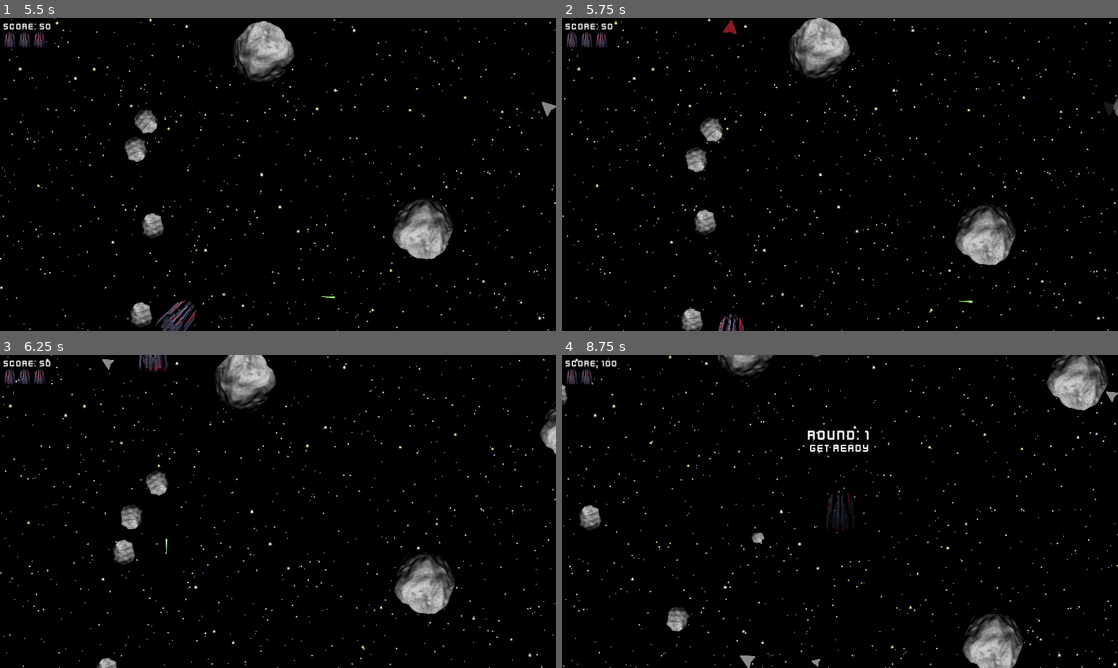
Above: before the commit, frames 1-4 (two rows, left to right).
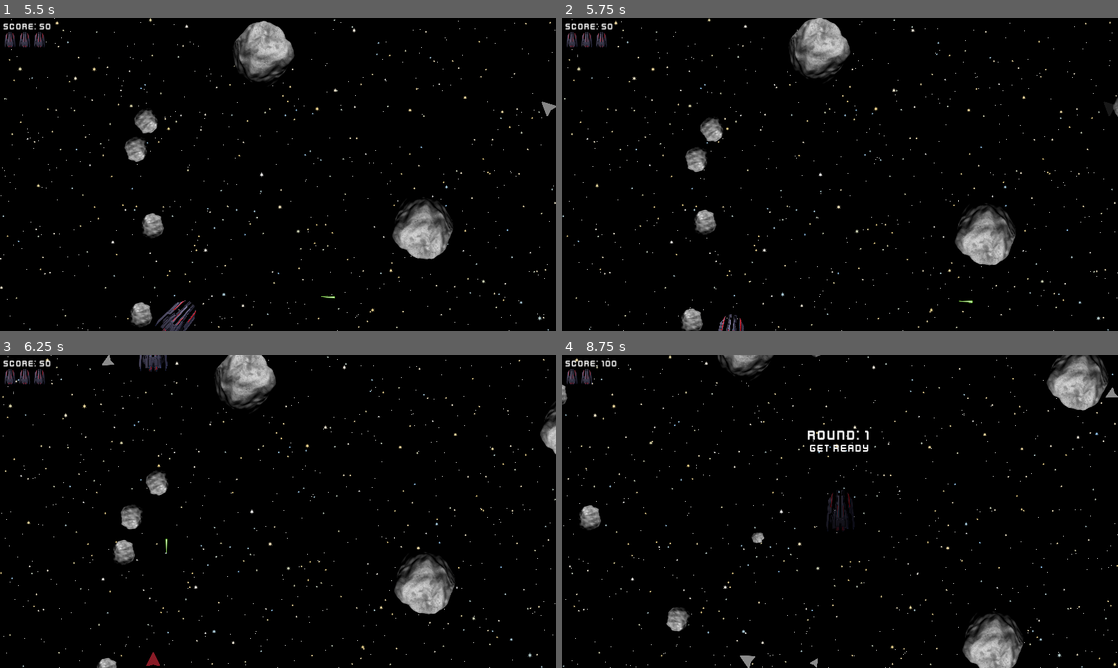
Above: after the commit, the same moments.

Repository: x7bit/godot-asteroids
Game: Godot game, scene res://scenes/main.tscn
The game is run twice, just before and just after one commit, with the same random seed, the same clock (stepped at 60 frames per second) and the same inputs. Sound files missing from this copy of the repository are replaced by a short silence.
Inputs:
- Up to frame 1 (5.5 s): click "NEW GAME" at 0.5 s; tap Enter (shoot) at 1.25, 1.35, 2.1, 2.85, 3.6, 4.35, 5.1 s; hold Right (rotate_right) 1.28-2.03 s; hold Down (move_backward) 2.03-2.78 s; hold Right (rotate_right) 2.78-3.53 s; hold Up (move_forward) 3.53-4.28 s; hold Left (rotate_left) from 4.28 s (still down)
- Up to frame 2 (5.75 s): keep holding Left (rotate_left)
- Up to frame 3 (6.25 s): release Left (rotate_left) at 5.78 s; hold Down (move_backward) from 5.78 s (still down); tap Enter (shoot) at 5.85 s
- Up to frame 4 (8.75 s): release Down (move_backward) at 6.53 s; hold Right (rotate_right) 6.53-7.28 s; tap Enter (shoot) at 6.6, 7.35, 8.1 s; hold Up (move_forward) 7.28-8.03 s; hold Right (rotate_right) from 8.03 s (still down)

Frame 1 is identical in both runs. In frame 2, less than 0.1% of the frame differs, in the area x 28-32%, y 0-6%; in frame 3, 0.1%, in the area x 18-30%, y 0-100%; in frame 4, less than 0.1%.

Commit message:
Asteroid indicator fix

Diff:
--- a/scenes/asteroid.tscn
+++ b/scenes/asteroid.tscn
@@ -10,7 +10,7 @@
 collision_layer = 4
 collision_mask = 14
 physics_material_override = ExtResource("1_jt4un")
-max_contacts_reported = 1
+max_contacts_reported = 2
 contact_monitor = true
 script = ExtResource("1_j7m0b")
 
--- a/scripts/asteroid.gd
+++ b/scripts/asteroid.gd
@@ -88,7 +88,7 @@
 	rotation = randf_range(0, 2 * PI)
 	center_offset = cshape.position.rotated(rotation)
 	indicator.scale = indicator_scale
-	indicator.rotate(-rotation + initial_move_angle)
+	indicator.global_rotation = initial_move_angle
 	apply_central_impulse(randf_range(max_speed * 0.6, max_speed) * Vector2.UP.rotated(initial_move_angle))
 
 func _integrate_forces(state: PhysicsDirectBodyState2D):
@@ -98,7 +98,7 @@
 	#OFF SCREEN TRANSITIONS
 	var screen_size: Vector2 = get_viewport_rect().size
 	var indicator_prev_position: Vector2 = indicator.global_position
-	indicator.parent_move_angle = move_angle
+	indicator.global_rotation = move_angle
 	if (global_position.y + radius) < 0: #UP
 		global_position.y = screen_size.y + radius
 		indicator.global_position = indicator_prev_position
--- a/scripts/indicator.gd
+++ b/scripts/indicator.gd
@@ -3,7 +3,6 @@
 @onready var sprite: Sprite2D = $Sprite2D
 
 var fixed_position: Vector2 = Vector2.ZERO
-var parent_move_angle: float = 0.0
 var alfa: float = 1.0
 
 var radius: float:
@@ -44,7 +43,7 @@
 			visible = false
 
 func get_position_to_parent(screen_size: Vector2) -> Vector2:
-	var move_angle = wrapf(parent_move_angle, 0, 2 * PI)
+	var move_angle = wrapf(global_rotation, 0, 2 * PI)
 	var margin: float = radius + 4.0
 	var x: float = margin
 	var y: float = margin
--- a/scripts/player.gd
+++ b/scripts/player.gd
@@ -125,7 +125,6 @@
 	var screen_size: Vector2 = get_viewport_rect().size
 	var player_half_size: Vector2 = Util.get_poly_rect(cpoly.get_polygon(), scale).size / 2
 	var indicator_prev_position: Vector2 = indicator.global_position
-	indicator.parent_move_angle = move_angle
 	#POSITION
 	if (global_position.y + player_half_size.y) < 0: #UP
 		global_position.y = screen_size.y + player_half_size.y
